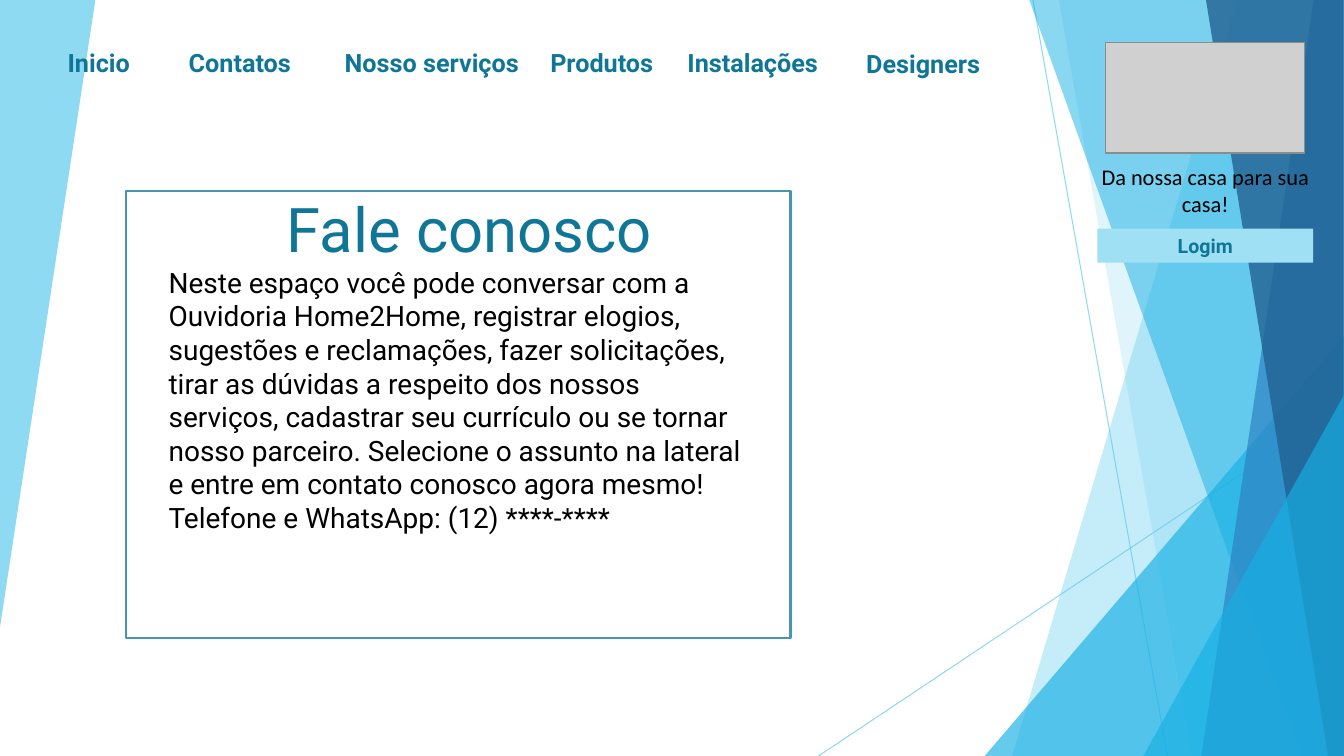
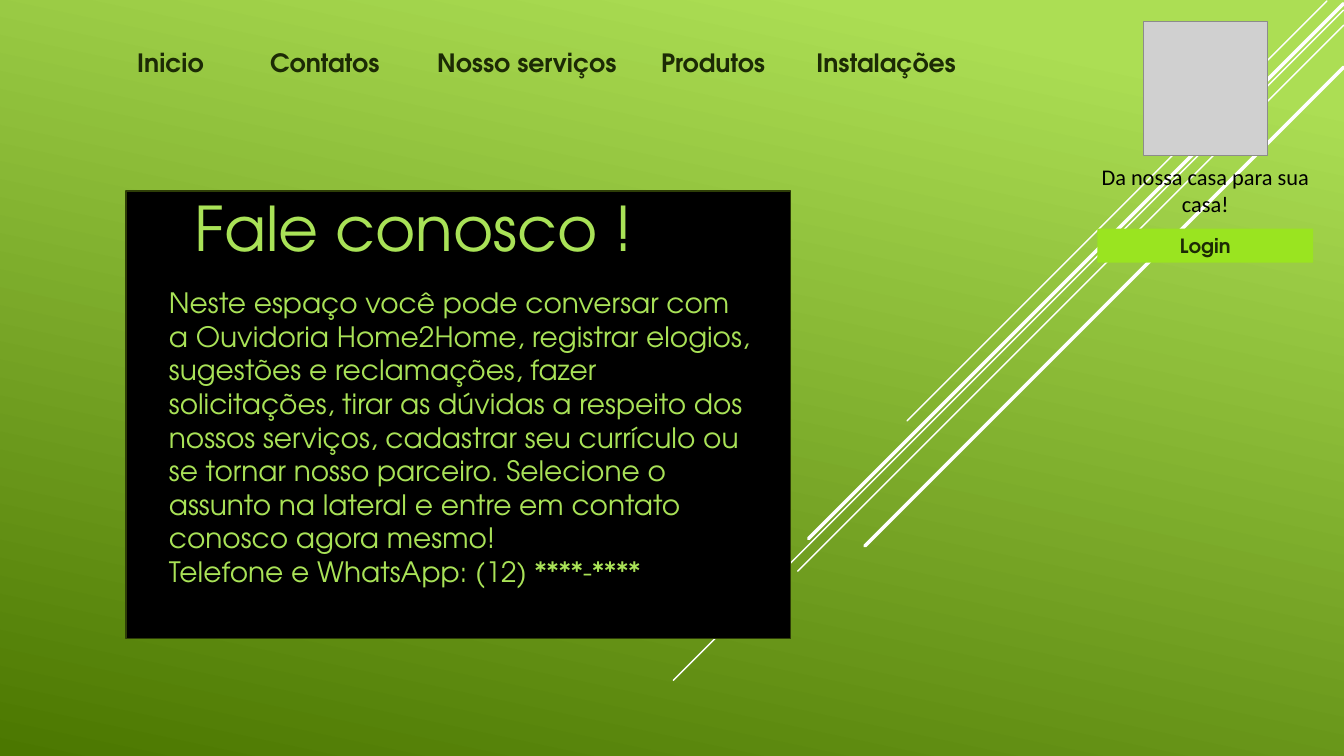
Before and after one commit to JVictor94/projeto, a slide deck: slide 8 of Projeto Automação Prototipo.pptx. Drawn at 1344x756 pixels with LibreOffice and Linux fonts; fonts in the diff are those of the drawing; grey boxes stand for pictures. Boxes give left, top, right and bottom in pixels: in the first picture for what was removed or moved away, otherwise in the second. Text is boxed around its words. In the diff, an @@ line names an element or a change of style, - is before the commit and + after.

```diff
--- a/Projeto Automação Prototipo.pptx
+++ b/Projeto Automação Prototipo.pptx
@@ background #FFFFFF to gradient #ACDF55 to #4C7800 @@
@@ line added from (1344, 10) to (674, 681), #FFFFFF 1 pt @@
@@ line added from (1344, 25) to (798, 572), #FFFFFF 1 pt @@
@@ line added from (1344, 4) to (809, 538), #FFFFFF 2.5 pt @@
@@ line added from (1327, 1) to (907, 421), #FFFFFF 1 pt @@
@@ picture resized from (x1=1106, y1=42, x2=1306, y2=153) to (x1=1143, y1=21, x2=1267, y2=155) @@
@@ text "Inicio" moved from (x1=68, y1=49, x2=130, y2=78) to (x1=137, y1=52, x2=203, y2=73) @@
@@ text "Contatos" moved from (x1=189, y1=54, x2=291, y2=73) to (x1=270, y1=53, x2=379, y2=73) @@
@@ text "Nosso serviços" moved from (x1=345, y1=53, x2=519, y2=78) to (x1=437, y1=52, x2=616, y2=79) @@
@@ text "Produtos" moved from (x1=550, y1=53, x2=653, y2=73) to (x1=661, y1=53, x2=765, y2=73) @@
@@ font Roboto to TeX Gyre Adventor, text colour #0F7698 to #1C2A05 in 5 elements at (x1=137, y1=52, x2=203, y2=73), (x1=270, y1=53, x2=379, y2=73), (x1=437, y1=52, x2=616, y2=79), (x1=661, y1=53, x2=765, y2=73), (x1=816, y1=52, x2=956, y2=79) @@
@@ text "Instalações" moved from (x1=687, y1=53, x2=817, y2=78) to (x1=816, y1=52, x2=956, y2=79) @@
@@ text removed at (x1=866, y1=54, x2=980, y2=79) @@
-Designers
@@ line added from (1344, 68) to (865, 546), #FFFFFF 2.5 pt @@
@@ rectangle at (x1=126, y1=191, x2=790, y2=638): fill #FFFFFF to #000000; outline #4696B1 1.5 pt to #2E3E07 1.25 pt @@
@@ text at (x1=194, y1=187, x2=598, y2=252): text changed; font Roboto to TeX Gyre Adventor; text colour #0F7698 to #A9E257 @@
-Fale conosco
+Fale conosco !
@@ rectangle "Login" at (x1=1098, y1=229, x2=1314, y2=263): fill #9FE0F5 to #9AE420 @@
@@ text in rectangle at (x1=1180, y1=238, x2=1231, y2=258): text changed; font Roboto to TeX Gyre Adventor; text colour #0F7698 to #1C2A05 @@
-Logim
+Login
@@ text "Neste espaço você pode conversar ..." moved from (x1=169, y1=272, x2=740, y2=534) to (x1=169, y1=292, x2=750, y2=588) @@
@@ text "Neste espaço você pode conversar ..." at (x1=169, y1=292, x2=750, y2=588): font Roboto to TeX Gyre Adventor, text colour #000000 to #A9E257 @@
@@ group removed at (x1=0, y1=0, x2=1344, y2=756): 6 freeform shapes, 2 lines, 2 triangles @@
```
Also in this commit, not shown: 13 other slides changed, 9 slides added, 1 slide removed, 7 other files.
